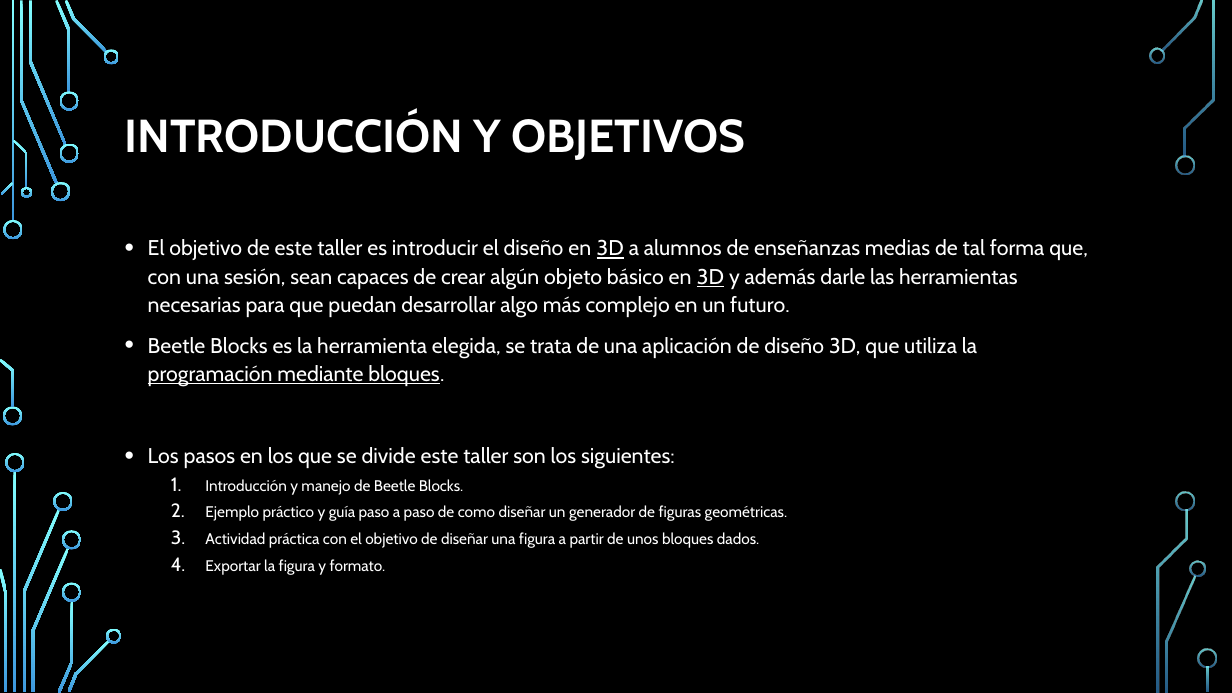
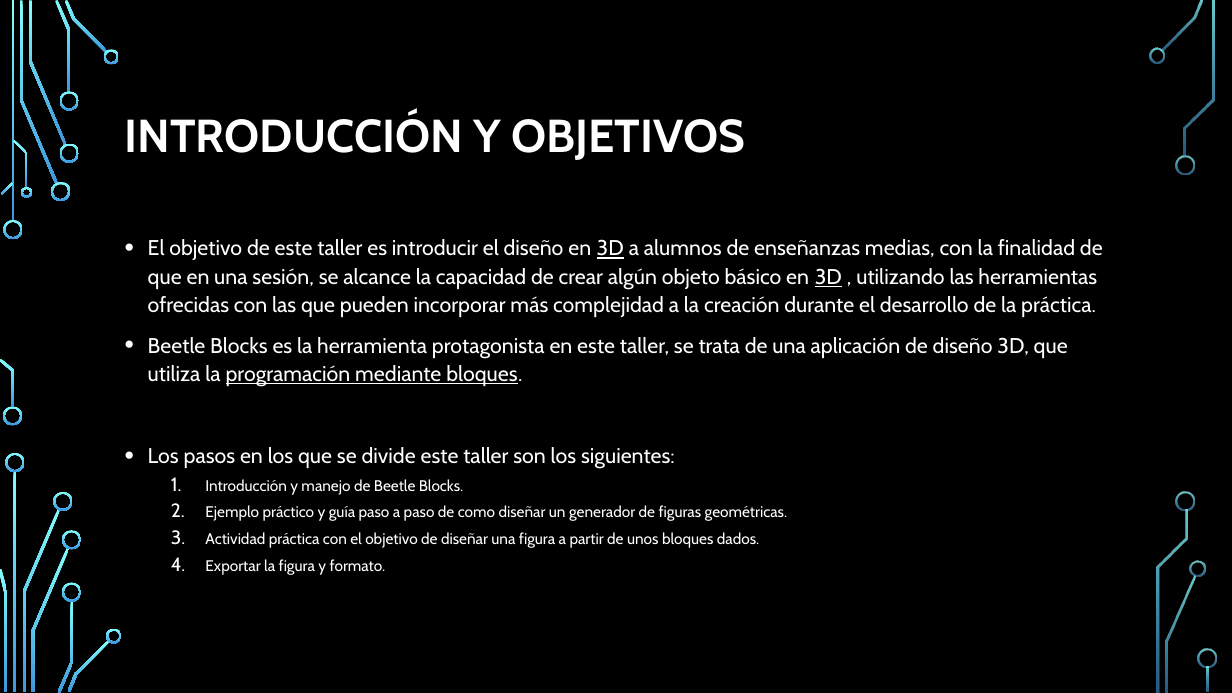
Before and after one commit to jonyB0B/MemoriaTFG-JonatanSantanaPero, a slide deck: slide 2 of Talleres/Taller1.pptx. Drawn at 1232x693 pixels with LibreOffice and Linux fonts; fonts in the diff are those of the drawing; background and template pictures are left out. Boxes give left, top, right and bottom in pixels: in the first picture for what was removed or moved away, otherwise in the second. Text is boxed around its words. In the diff, an @@ line names an element or a change of style, - is before the commit and + after.

```diff
--- a/Talleres/Taller1.pptx
+++ b/Talleres/Taller1.pptx
@@ text at [148,239,1103,387]: text changed @@
-• El objetivo de este taller es introducir el diseño en 3D a alumnos de enseñanzas medias de tal forma que, con una sesión, sean capaces de crear algún objeto básico en 3D y además darle las herramientas necesarias para que puedan desarrollar algo más complejo en un futuro.
-• Beetle Blocks es la herramienta elegida, se trata de una aplicación de diseño 3D, que utiliza la programación mediante bloques.
+• El objetivo de este taller es introducir el diseño en 3D a alumnos de enseñanzas medias, con la finalidad de que en una sesión, se alcance la capacidad de crear algún objeto básico en 3D , utilizando las herramientas ofrecidas con las que pueden incorporar más complejidad a la creación durante el desarrollo de la práctica.
+• Beetle Blocks es la herramienta protagonista en este taller, se trata de una aplicación de diseño 3D, que utiliza la programación mediante bloques.
```
Also in this commit, not shown: 7 other slides changed, 23 other files.
